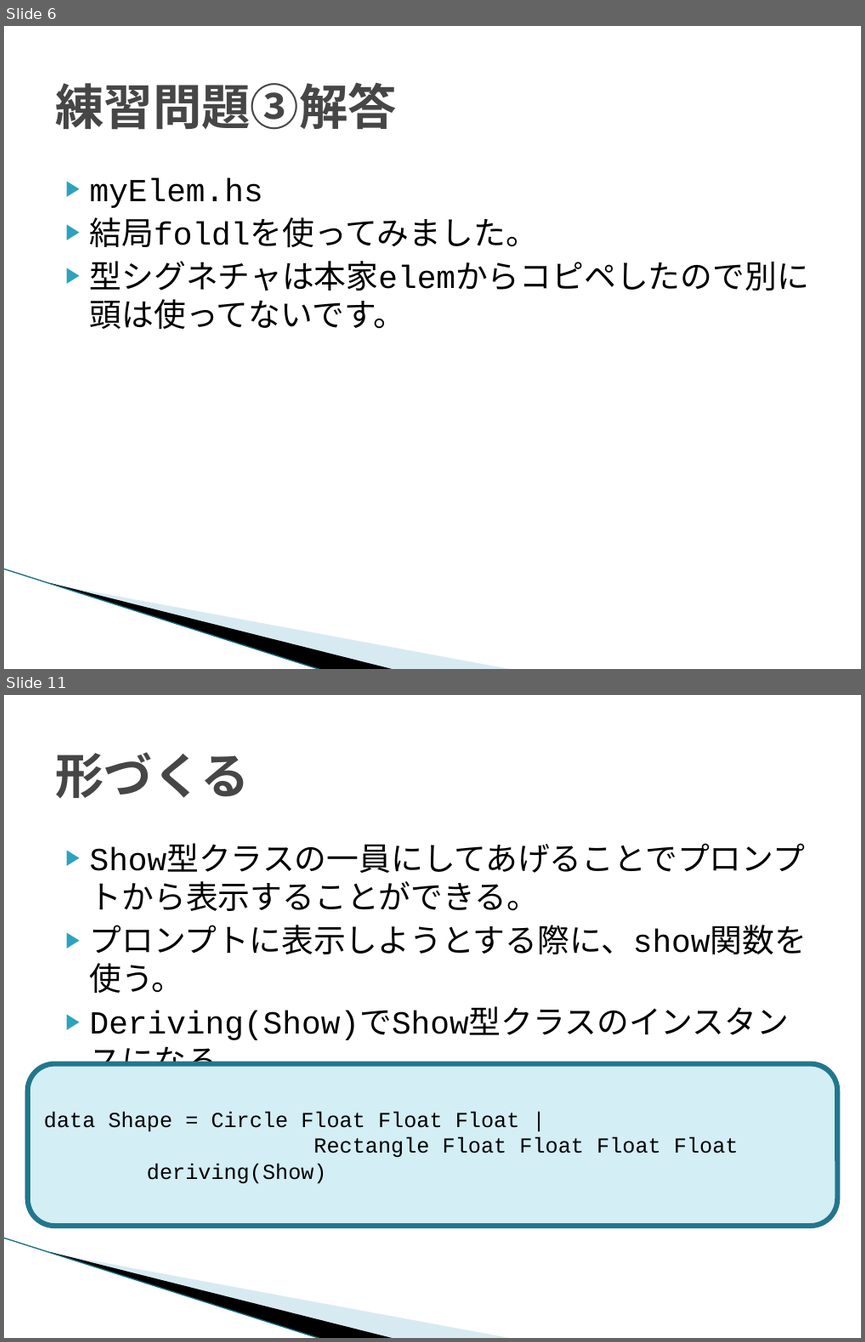
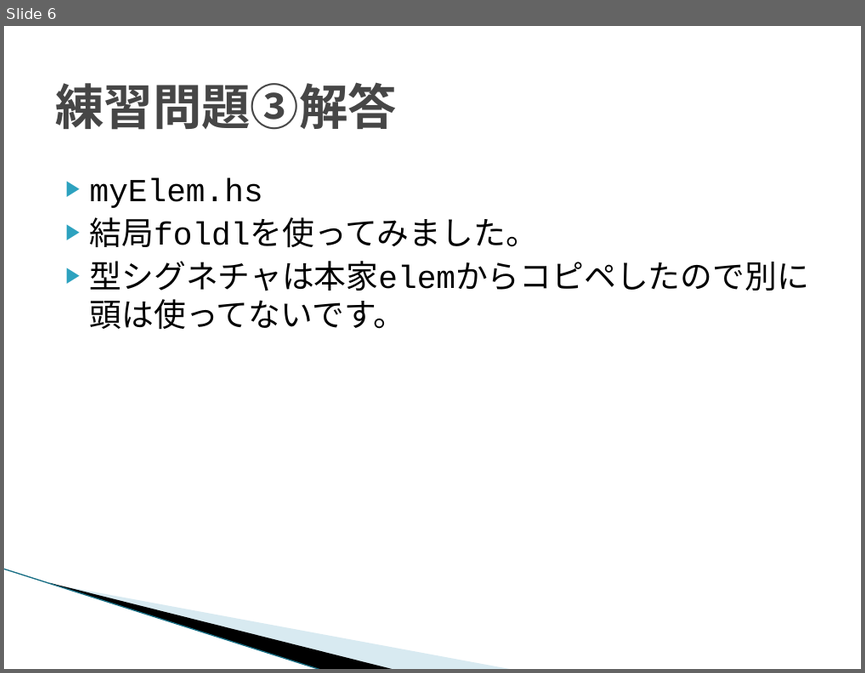
Before and after one commit to Hiroka0619/LYaHfGGreadingMIS, a slide deck: 201401/LYaHfGG5_hiroka.pptx. Shown one above the other, each under a label of ours: slides 6 and 11 before the commit, slide 6 after it; the slides between them are not shown. The pictures are 865x1342 and 865x673 pixels, drawn with LibreOffice and Linux fonts; fonts in the diff are those of the drawing; background and template pictures are left out. Boxes give left, top, right and bottom in pixels: in the first picture for what was removed or moved away, otherwise in the second. Text is boxed around its words. In the diff, an @@ line names an element or a change of style, - is before the commit and + after.

```diff
--- a/201401/LYaHfGG5_hiroka.pptx
+++ b/201401/LYaHfGG5_hiroka.pptx
@@ slide 11 removed at (4,695,861,1338), background #FFFFFF; not listed: 3 template elements that a slide beside it also shows @@
@@ title removed at (55,752,249,799) @@
-形づくる
@@ text removed at (90,881,806,1040) @@
-▶ Show型クラスの一員にしてあげることでプロンプトから表示することができる。
-▶ プロンプトに表示しようとする際に、show関数を使う。
-▶ Deriving(Show)でShow型クラスのインスタンスになる
@@ rounded rectangle removed at (28,1063,838,1225) @@
-data Shape = Circle Float Float Float |
-Rectangle Float Float Float Float
-deriving(Show)
```
Also in this commit, not shown: 2 slides changed, 7 other slides removed, 1 other file.
